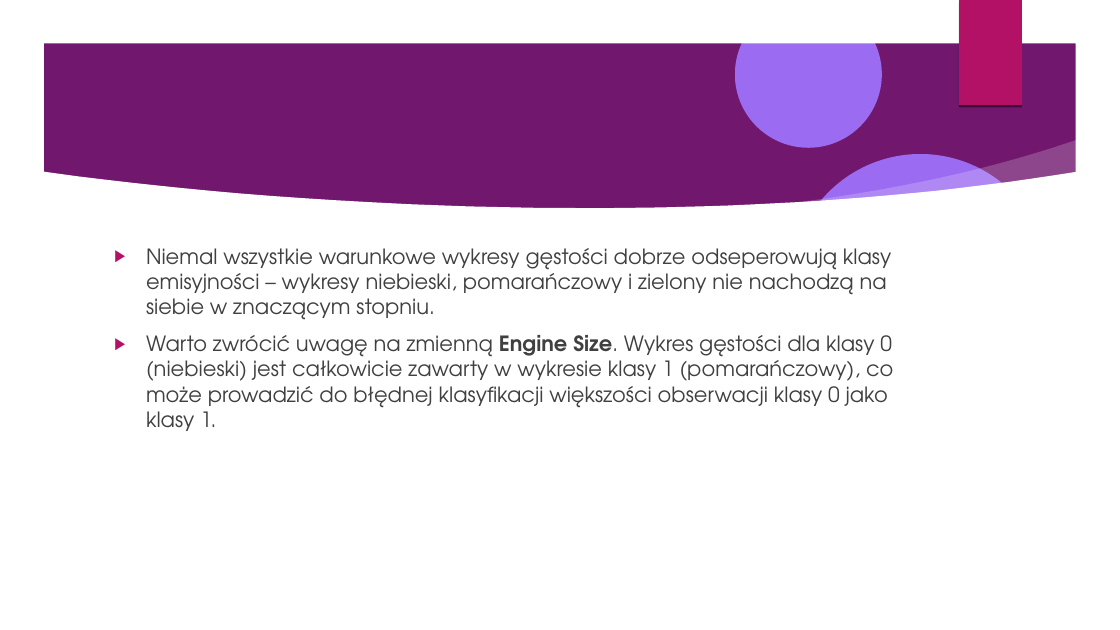
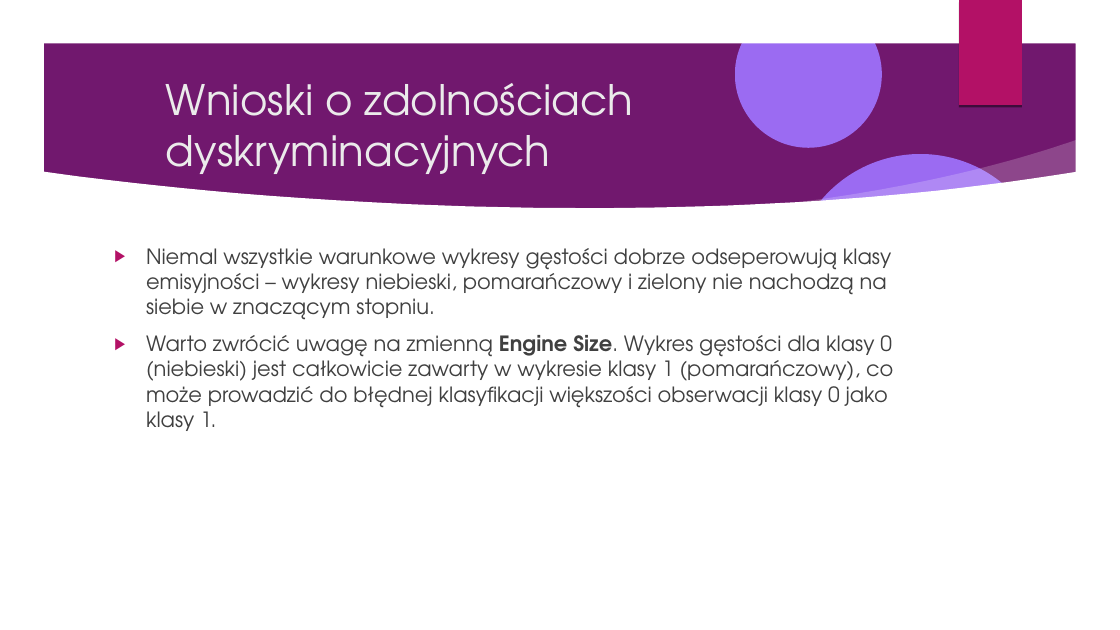
Before and after one commit to Pawel-Tomasz-Nowak/Scientific-collaboration, a slide deck: slide 26 of Prezentacje/prezentacja z ukrojonymi slajdami.odp. Drawn at 1120x630 pixels with LibreOffice and Linux fonts; fonts in the diff are those of the drawing; background and template pictures are left out. Boxes give left, top, right and bottom in pixels: in the first picture for what was removed or moved away, otherwise in the second. Text is boxed around its words. In the diff, an @@ line names an element or a change of style, - is before the commit and + after.

```diff
--- a/Prezentacje/prezentacja z ukrojonymi slajdami.odp
+++ b/Prezentacje/prezentacja z ukrojonymi slajdami.odp
@@ title added at [166,83,633,174], 36 pt, text #EBEBEB @@
+Wnioski o zdolnościach dyskryminacyjnych
```
Also in this commit, not shown: 24 other slides changed, 5 slides added, 11 slides removed, 3 other files.
